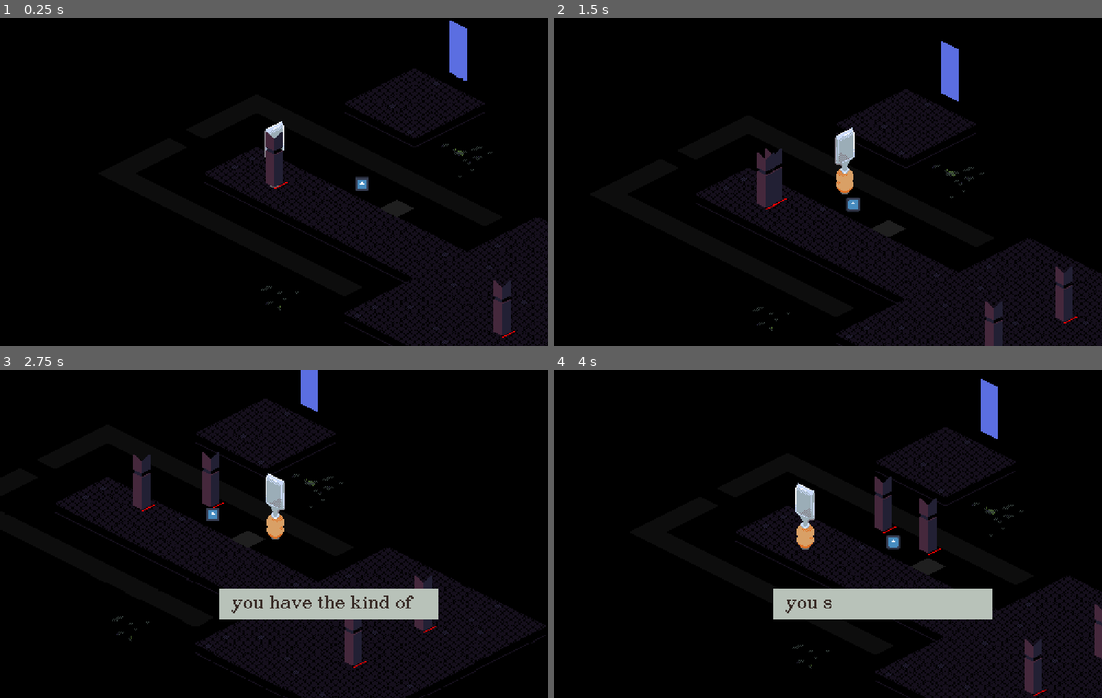
Above: before the commit, frames 1-4 (two rows, left to right).
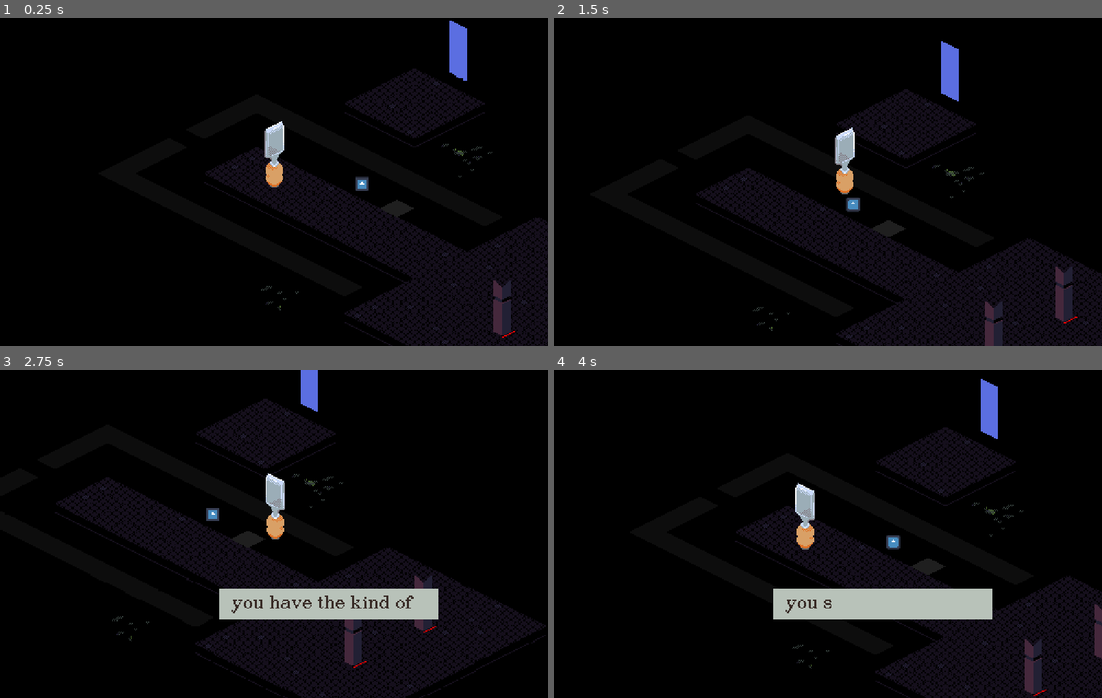
Above: after the commit, the same moments.

Repository: webcatzz/bad-dream
Game: Godot game, scene res://test.tscn
The game is run twice, just before and just after one commit, with the same random seed, the same clock (stepped at 60 frames per second) and the same inputs. The engine's default icon, where the game draws it, is replaced by a stand-in: a white triangle on a blue panel in a dark square.
Inputs (mouse positions are in pixels of both pictures, inside the frame that each line leads up to):
- Up to frame 1 (0.25 s): no input
- Up to frame 2 (1.5 s): tap Enter (ui_accept) at 0.5, 0.77 s; move the mouse to (948, 165) at 0.52 s; hold W (move_right) 0.53-1.28 s; hold Shift (shift) 0.53-1.28 s; click (948, 165) at 0.67 s; move the mouse to (718, 198) at 1.27 s; hold S (move_down) from 1.28 s (still down); tap Shift (shift) at 1.35 s
- Up to frame 3 (2.75 s): tap Enter (ui_accept) at 1.52 s; move the mouse to (328, 461) at 2.02 s; release S (move_down) at 2.03 s; hold W (move_right) from 2.03 s (still down); hold Shift (shift) from 2.03 s (still down)
- Up to frame 4 (4 s): move the mouse to (800, 599) at 2.77 s; release W (move_right) at 2.78 s; release Shift (shift) at 2.78 s; hold Q (move_up) 2.78-3.53 s; tap Shift (shift) at 2.85 s; click (800, 599) at 2.92 s; tap Enter (ui_accept) at 3.02, 3.77 s; move the mouse to (992, 583) at 3.52 s; hold A (move_left) from 3.53 s (still down); hold Shift (shift) from 3.53 s (still down)

The runs differ from the first frame. In frame 1, 0.5% of the frame differs, in the area x 48-53%, y 34-53%; in frame 2, 0.6%; in frame 3, 0.9%; in frame 4, 1.0%, in the area x 58-71%, y 32-57%.

Commit message:
fixed broken bitpath positioning & battle never ending

Diff:
--- a/data/action/default.tres
+++ b/data/action/default.tres
@@ -15,8 +15,8 @@
 script = ExtResource("1_lin7e")
 name = "Default"
 description = "Default action."
-base_strength = 1
-dice = 1
+base_strength = 100
+dice = 0
 type = 0
 shape = SubResource("BitMap_nooi2")
 delay = 0
--- a/data/bitpath.gd
+++ b/data/bitpath.gd
@@ -1,7 +1,8 @@
 class_name BitPath extends BitMap
 
 
-@export var spill: int
+@export var spill: int ## How far the shape extends beyond the path.
+var position: Vector2i ## Top-leftmost point in the path's bounds.
 
 
 func update() -> void:
@@ -22,6 +23,7 @@
 
 func _get_path_data() -> Dictionary:
 	var path: Array[Dictionary] = Battle.current_actor.path
+	if path.size() == 0: path = [{"position": Battle.current_actor.position}]
 
 	var bounds: Rect2i = Rect2i(path[0].position, Vector2i.ZERO)
 	var points: Array[Vector2i] = []
@@ -31,10 +33,9 @@
 		points[i] = path[i].position
 		bounds = bounds.expand(points[i])
 
-	return {
-		"points": points,
-		"bounds": bounds,
-	}
+	position = bounds.position
+
+	return {"points": points, "bounds": bounds}
 
 
 func _to_string() -> String:
--- a/data/save.gd
+++ b/data/save.gd
@@ -2,7 +2,7 @@
 
 
 # party
-@export var party: Array[Actor] = [load("res://data/actor/woodcarver.tres"), Actor.new(), Actor.new()]
+@export var party: Array[Actor] = [load("res://data/actor/woodcarver.tres")]
 
 # world
 @export var scene_path: String
--- a/logic/battle.gd
+++ b/logic/battle.gd
@@ -49,7 +49,6 @@
 	run_turn()
 
 	# sound/visual
-	Music.play("quarky_puzzle")
 	_modulator.visible = true
 	get_tree().create_tween().tween_property(_modulator, "color:v", 0.8, 2)
 
@@ -73,7 +72,6 @@
 	for actor in order: remove_actor(actor)
 
 	# sound/visual
-	Music.stop()
 	await get_tree().create_tween().tween_property(_modulator, "color:v", 1, 2).finished
 	_modulator.visible = false
 
@@ -118,6 +116,8 @@
 	actor.in_battle = true
 	actor_added.emit(actor, idx)
 
+	actor.defeated.connect(remove_actor.bind(actor))
+
 
 ## Removes an actor from the current battle's [member order].
 func remove_actor(actor: Actor) -> void:
--- a/logic/game.gd
+++ b/logic/game.gd
@@ -64,6 +64,6 @@
 # internal
 
 func _ready() -> void:
-	Game.load(1)
+	Game.load(-1)
 
 	add_child(_pause_menu)
--- a/node/party_actor.gd
+++ b/node/party_actor.gd
@@ -7,9 +7,8 @@
 
 # nodes
 @onready var path: Line2D = $DuringTurn/Path
+@onready var action_menu: Control = $DuringTurn/ActionMenu
 @onready var collision_checker: RayCast2D = $CollisionChecker
-@onready var action_menu: Control = $DuringTurn/ActionMenu
-@onready var interaction_area: Area2D = $InteractionArea
 
 
 
--- a/node/player_actor.gd
+++ b/node/player_actor.gd
@@ -6,10 +6,12 @@
 var input_mode: InputMode
 var input: Vector2
 
-# path
-const PARTY_PATH_OFFSET = 4
-var party_path: PackedVector2Array
-var party_path_idx: int
+# party path
+const PARTY_PATH_OFFSET = 4 ## Multiplied by a party member's index in the party to calculate their offset in [member party_path].
+var party_path: PackedVector2Array ## Path that party members follow.
+
+# nodes
+@onready var interaction_area: Area2D = $InteractionArea
 
 
 
@@ -26,6 +28,7 @@
 func _on_data_set() -> void:
 	super()
 	data.battle_exited.connect(_on_battle_exited)
+	data.battle_exited.disconnect(camera.set_enabled)
 
 
 
@@ -82,5 +85,6 @@
 
 func _on_battle_exited() -> void:
 	camera.make_current()
+	input = Vector2.ZERO
 	input_mode = InputMode.FREE
 	listening = true
--- a/node/splash.gd
+++ b/node/splash.gd
@@ -32,8 +32,8 @@
 	if action.shape:
 		area = TileHighlight.node()
 		area.body_entered.connect(queue_redraw.unbind(1))
+		add_child(area)
 		_update_area_shape()
-		add_child(area)
 
 
 # Updates position and facing direction.
--- a/node/tile_highlight.gd
+++ b/node/tile_highlight.gd
@@ -2,21 +2,29 @@
 ## Bare-bones tile highlighter.
 
 
-var polygon: PackedVector2Array
+## Returns the class's associated [PackedScene].
+static func node() -> TileHighlight:
+	return preload("res://node/tile_highlight.tscn").instantiate()
 
 
-static func node() -> TileHighlight:
-	return preload("res://node/tile_highlight.tscn").instantiate()
+
+# setting area
+
+## Sets the highlighted area according to a [PackedVector2Array] of points.
+func from_polygon(polygon: PackedVector2Array) -> void:
+	$Fill.polygon = polygon
+	$Collision.polygon = polygon
 
 
 ## Sets the highlighted area according to a [BitMap].
 func from_bitmap(bitmap: BitMap) -> void:
 	if not bitmap.get_size(): return
 
-	polygon = bitmap.opaque_to_polygons(Rect2i(Vector2i.ZERO, bitmap.get_size()), 0)[0]
-
+	var polygon: PackedVector2Array = bitmap.opaque_to_polygons(Rect2i(Vector2i.ZERO, bitmap.get_size()), 0)[0]
 	for i: int in polygon.size():
 		polygon[i] = Vector2(Iso.from_grid(polygon[i]))
+
+	from_polygon(polygon)
 
 
 ## Sets the highlighted area according to a [BitShape].
@@ -29,21 +37,15 @@
 func from_bitpath(bitpath: BitPath) -> void:
 	bitpath.update()
 	from_bitmap(bitpath)
-	global_position = Vector2(32, -24) - Iso.from_grid(bitpath.get_size()) + Vector2(32 * bitpath.spill, 0)
 
-
-## Sets the highlighted area according to a [PackedVector2Array] of points.
-func from_polygon(polygon: PackedVector2Array) -> void:
-	self.polygon = polygon
+	global_position = Iso.from_grid(bitpath.position - Vector2i(bitpath.spill, bitpath.spill)) - Vector2(16, 0)
 
 
 
 # internal
 
 func _ready() -> void:
-	self.monitorable = false
-	$Fill.polygon = polygon
-	$Collision.polygon = polygon
+	monitorable = false
 
 
 var _time: float = 0
--- a/node/ui/portrait.gd
+++ b/node/ui/portrait.gd
@@ -10,4 +10,3 @@
 	actor.health_changed.connect($HBox/VBox/Health.set_value)
 	actor.turn_started.connect($Selected.set_visible.bind(true))
 	actor.turn_ended.connect($Selected.set_visible.bind(false))
-	actor.defeated.connect(queue_free)
--- a/test.tscn
+++ b/test.tscn
@@ -62,7 +62,7 @@
 [node name="BattleTrigger" type="Area2D" parent="."]
 position = Vector2(144, 72)
 script = ExtResource("3_akats")
-actors = Array[NodePath]([NodePath("../Actor"), NodePath("../Dummy")])
+actors = Array[NodePath]([NodePath("../Dummy")])
 mode = 1
 
 [node name="Shape" type="CollisionShape2D" parent="BattleTrigger"]
Not shown, changed: pinboard.md
